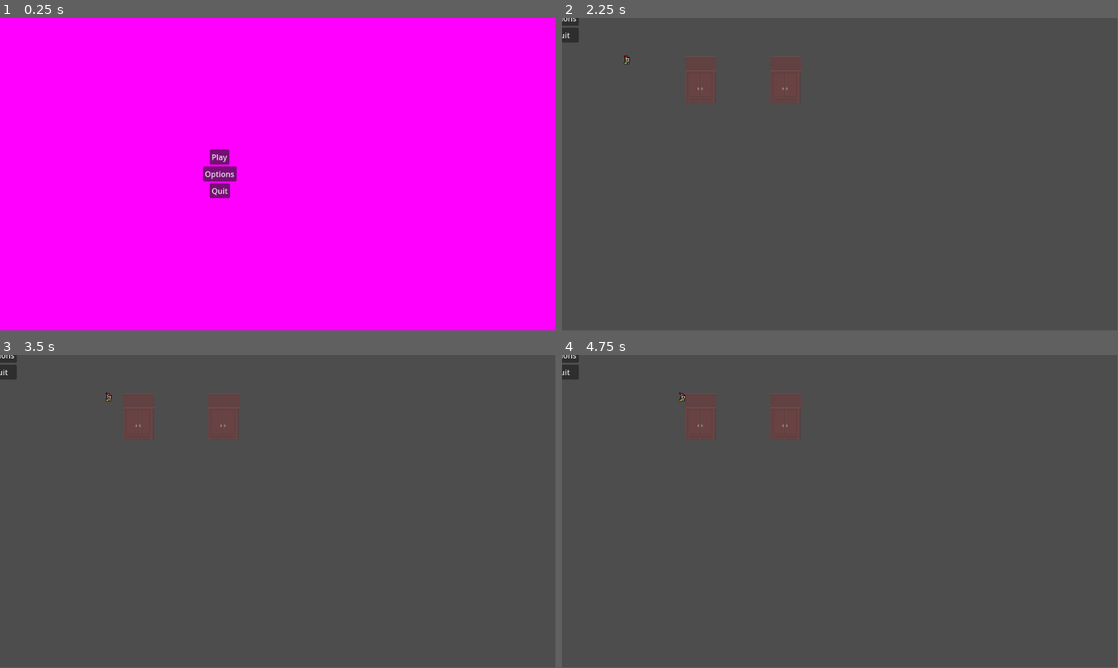
Above: before the commit, frames 1-4 (two rows, left to right).
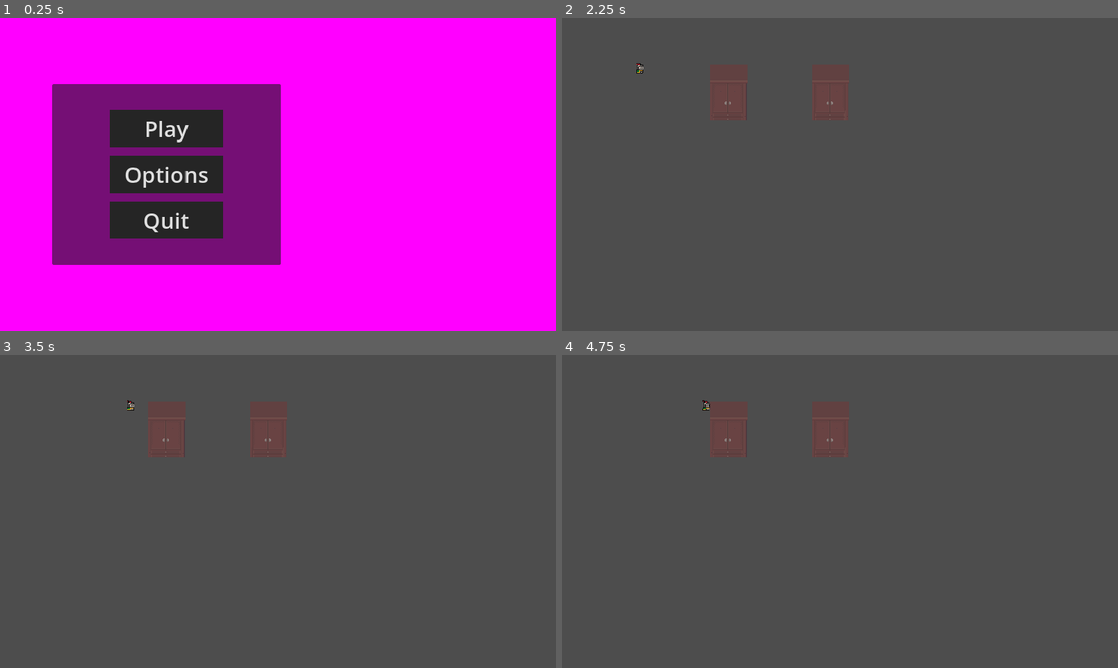
Above: after the commit, the same moments.

Repository: IES-Rafael-Alberti/GameOff2024RogueLab
Game: Godot game, scene res://scenes/prueva_movimiento.tscn
The game is run twice, just before and just after one commit, with the same random seed, the same clock (stepped at 60 frames per second) and the same inputs.
Inputs:
- Up to frame 1 (0.25 s): no input
- Up to frame 2 (2.25 s): click "Options" at 0.5 s; click "Back" at 1.25 s; click "Play" at 2 s
- Up to frame 3 (3.5 s): hold D (right) from 2.78 s (still down); tap E (interancion) at 2.85 s
- Up to frame 4 (4.75 s): release D (right) at 3.53 s; hold S (down) 3.53-4.28 s; tap E (interancion) at 3.6, 4.35 s; tap Enter at 4.25 s; hold D (right) from 4.28 s (still down)
In our replay, the window is 799x449 before the commit and 800x450 after it. These sizes can differ from the game's own. Grey fills any space a smaller window leaves; there, only what the larger window draws over its background counts as a difference.

The runs differ from the first frame. In frame 1, 24% of the frame differs, in the area x 9-51%, y 21-79%; in frame 2, 2.1%; in frame 3, 2.1%; in frame 4, 2.1%.

Commit message:
Corregido el Canvas Manager y rework de menus

Diff:
--- /dev/null
+++ b/assets/materials/main_theme.tres
@@ -0,0 +1,17 @@
+[gd_resource type="Theme" load_steps=3 format=3 uid="uid://ctp12ftleux8w"]
+
+[sub_resource type="StyleBoxFlat" id="StyleBoxFlat_h5dax"]
+bg_color = Color(0.144063, 0.144063, 0.144062, 1)
+expand_margin_left = 25.0
+expand_margin_top = 5.0
+expand_margin_right = 25.0
+expand_margin_bottom = 5.0
+
+[sub_resource type="StyleBoxEmpty" id="StyleBoxEmpty_vuwdi"]
+
+[resource]
+Button/font_sizes/font_size = 38
+Button/styles/normal = SubResource("StyleBoxFlat_h5dax")
+Label/font_sizes/font_size = 35
+checkButtonVariant/base_type = &"CheckButton"
+checkButtonVariant/styles/normal = SubResource("StyleBoxEmpty_vuwdi")
--- a/assets/materials/theme.tres
+++ /dev/null
@@ -1,7 +0,0 @@
-[gd_resource type="Theme" load_steps=2 format=3 uid="uid://cvmak1jhnujhy"]
-
-[sub_resource type="StyleBoxFlat" id="StyleBoxFlat_ph12y"]
-bg_color = Color(0.980896, 0.000487083, 0.922399, 1)
-
-[resource]
-MarginContainer/styles/po = SubResource("StyleBoxFlat_ph12y")
--- a/project.godot
+++ b/project.godot
@@ -20,6 +20,17 @@
 GameManager="*res://scripts/globals/gameManager.gd"
 OptionManager="*res://scripts/globals/optionManager.gd"
 CanvasManager="*res://scripts/globals/CanvasManager.gd"
+
+[display]
+
+window/size/viewport_width=960
+window/size/viewport_height=540
+window/stretch/mode="canvas_items"
+window/stretch/aspect="expand"
+
+[global_group]
+
+MainMenu=""
 
 [input]
 
--- a/scenes/menus/main_menu.tscn
+++ b/scenes/menus/main_menu.tscn
@@ -1,20 +1,12 @@
 [gd_scene load_steps=3 format=3 uid="uid://c81cochri1mrt"]
 
-[ext_resource type="Theme" uid="uid://cvmak1jhnujhy" path="res://assets/materials/theme.tres" id="1_dwp0q"]
 [ext_resource type="Script" path="res://scripts/menus/main_menu.gd" id="2_au0p8"]
+[ext_resource type="Theme" uid="uid://ctp12ftleux8w" path="res://assets/materials/main_theme.tres" id="2_ucl2a"]
 
-[node name="MainMenu" type="Control"]
-layout_mode = 3
-anchors_preset = 15
-anchor_right = 1.0
-anchor_bottom = 1.0
-grow_horizontal = 2
-grow_vertical = 2
-theme = ExtResource("1_dwp0q")
+[node name="MainMenu" type="CanvasLayer"]
 script = ExtResource("2_au0p8")
 
 [node name="ColorRect" type="ColorRect" parent="."]
-layout_mode = 1
 anchors_preset = 15
 anchor_right = 1.0
 anchor_bottom = 1.0
@@ -22,41 +14,53 @@
 grow_vertical = 2
 color = Color(1, 0, 1, 1)
 
-[node name="MarginContainer" type="MarginContainer" parent="."]
-layout_mode = 1
-anchors_preset = 15
-anchor_right = 1.0
-anchor_bottom = 1.0
+[node name="MarginContainer" type="MarginContainer" parent="." groups=["MainMenu"]]
+anchors_preset = 8
+anchor_left = 0.5
+anchor_top = 0.5
+anchor_right = 0.5
+anchor_bottom = 0.5
+offset_left = -201.5
+offset_top = -166.5
+offset_right = 201.5
+offset_bottom = 166.5
 grow_horizontal = 2
 grow_vertical = 2
-theme_override_constants/margin_left = -240
+theme_override_constants/margin_right = 385
 
-[node name="HBoxContainer" type="HBoxContainer" parent="MarginContainer"]
+[node name="PanelContainer" type="PanelContainer" parent="MarginContainer"]
 layout_mode = 2
+size_flags_horizontal = 6
+size_flags_vertical = 6
+theme = ExtResource("2_ucl2a")
+
+[node name="MarginContainer" type="MarginContainer" parent="MarginContainer/PanelContainer"]
+layout_mode = 2
+theme_override_constants/margin_left = 125
+theme_override_constants/margin_top = 50
+theme_override_constants/margin_right = 125
+theme_override_constants/margin_bottom = 50
+
+[node name="VBoxContainer" type="VBoxContainer" parent="MarginContainer/PanelContainer/MarginContainer"]
+layout_mode = 2
+theme_override_constants/separation = 25
 alignment = 1
 
-[node name="VBoxContainer" type="VBoxContainer" parent="MarginContainer/HBoxContainer"]
+[node name="PlayButton" type="Button" parent="MarginContainer/PanelContainer/MarginContainer/VBoxContainer"]
 layout_mode = 2
-alignment = 1
-
-[node name="PlayButton" type="Button" parent="MarginContainer/HBoxContainer/VBoxContainer"]
-layout_mode = 2
-size_flags_horizontal = 4
-size_flags_vertical = 4
+size_flags_vertical = 3
 text = "Play"
 
-[node name="OptionsButton" type="Button" parent="MarginContainer/HBoxContainer/VBoxContainer"]
+[node name="OptionsButton" type="Button" parent="MarginContainer/PanelContainer/MarginContainer/VBoxContainer"]
 layout_mode = 2
-size_flags_horizontal = 4
-size_flags_vertical = 4
+size_flags_vertical = 3
 text = "Options"
 
-[node name="QuitButton" type="Button" parent="MarginContainer/HBoxContainer/VBoxContainer"]
+[node name="QuitButton" type="Button" parent="MarginContainer/PanelContainer/MarginContainer/VBoxContainer"]
 layout_mode = 2
-size_flags_horizontal = 4
-size_flags_vertical = 4
+size_flags_vertical = 3
 text = "Quit"
 
-[connection signal="pressed" from="MarginContainer/HBoxContainer/VBoxContainer/PlayButton" to="." method="_on_play_button_pressed"]
-[connection signal="pressed" from="MarginContainer/HBoxContainer/VBoxContainer/OptionsButton" to="." method="_on_options_button_pressed"]
-[connection signal="pressed" from="MarginContainer/HBoxContainer/VBoxContainer/QuitButton" to="." method="_on_quit_button_pressed"]
+[connection signal="pressed" from="MarginContainer/PanelContainer/MarginContainer/VBoxContainer/PlayButton" to="." method="_on_play_button_pressed"]
+[connection signal="pressed" from="MarginContainer/PanelContainer/MarginContainer/VBoxContainer/OptionsButton" to="." method="_on_options_button_pressed"]
+[connection signal="pressed" from="MarginContainer/PanelContainer/MarginContainer/VBoxContainer/QuitButton" to="." method="_on_quit_button_pressed"]
--- a/scenes/menus/option_menu.tscn
+++ b/scenes/menus/option_menu.tscn
@@ -1,18 +1,15 @@
-[gd_scene load_steps=2 format=3 uid="uid://bbr2fn21jjgan"]
+[gd_scene load_steps=4 format=3 uid="uid://bbr2fn21jjgan"]
 
 [ext_resource type="Script" path="res://scripts/menus/option_menu.gd" id="1_58sjs"]
+[ext_resource type="Theme" uid="uid://ctp12ftleux8w" path="res://assets/materials/main_theme.tres" id="2_p15js"]
 
-[node name="OptionMenu" type="Control"]
-layout_mode = 3
-anchors_preset = 15
-anchor_right = 1.0
-anchor_bottom = 1.0
-grow_horizontal = 2
-grow_vertical = 2
+[sub_resource type="StyleBoxEmpty" id="StyleBoxEmpty_4e64n"]
+
+[node name="OptionMenu" type="CanvasLayer"]
 script = ExtResource("1_58sjs")
 
 [node name="ColorRect" type="ColorRect" parent="."]
-layout_mode = 1
+visible = false
 anchors_preset = 15
 anchor_right = 1.0
 anchor_bottom = 1.0
@@ -20,83 +17,109 @@
 grow_vertical = 2
 color = Color(0, 1, 0, 1)
 
-[node name="MarginContainer" type="MarginContainer" parent="."]
-layout_mode = 1
-anchors_preset = 15
-anchor_right = 1.0
-anchor_bottom = 1.0
+[node name="PanelContainer" type="PanelContainer" parent="."]
+anchors_preset = 8
+anchor_left = 0.5
+anchor_top = 0.5
+anchor_right = 0.5
+anchor_bottom = 0.5
+offset_left = -59.0
+offset_top = -20.0
+offset_right = 59.0
+offset_bottom = 20.0
 grow_horizontal = 2
 grow_vertical = 2
+size_flags_horizontal = 3
+size_flags_vertical = 3
+theme = ExtResource("2_p15js")
 
-[node name="HBoxContainer" type="HBoxContainer" parent="MarginContainer"]
+[node name="MarginContainer" type="MarginContainer" parent="PanelContainer"]
 layout_mode = 2
+theme_override_constants/margin_left = 125
+theme_override_constants/margin_top = 50
+theme_override_constants/margin_right = 125
+theme_override_constants/margin_bottom = 50
+
+[node name="VBoxContainer" type="VBoxContainer" parent="PanelContainer/MarginContainer"]
+layout_mode = 2
+theme_override_constants/separation = 25
 alignment = 1
 
-[node name="VBoxContainer" type="VBoxContainer" parent="MarginContainer/HBoxContainer"]
+[node name="HBoxContainer" type="HBoxContainer" parent="PanelContainer/MarginContainer/VBoxContainer"]
 layout_mode = 2
-alignment = 1
+size_flags_vertical = 3
 
-[node name="VolumeMasterContainer" type="MarginContainer" parent="MarginContainer/HBoxContainer/VBoxContainer"]
+[node name="VolumeMasterLabel" type="Label" parent="PanelContainer/MarginContainer/VBoxContainer/HBoxContainer"]
+layout_mode = 2
+size_flags_horizontal = 3
+size_flags_vertical = 1
+size_flags_stretch_ratio = 2.0
+text = "Volume Master"
+
+[node name="VolumeMasterSlider" type="HSlider" parent="PanelContainer/MarginContainer/VBoxContainer/HBoxContainer"]
+layout_mode = 2
+size_flags_horizontal = 3
+size_flags_vertical = 1
+
+[node name="HBoxContainer2" type="HBoxContainer" parent="PanelContainer/MarginContainer/VBoxContainer"]
+layout_mode = 2
+size_flags_vertical = 3
+
+[node name="VolumeMusicLabel" type="Label" parent="PanelContainer/MarginContainer/VBoxContainer/HBoxContainer2"]
+layout_mode = 2
+size_flags_horizontal = 3
+size_flags_vertical = 1
+size_flags_stretch_ratio = 2.0
+text = "Volume Music"
+
+[node name="VolumeMusicSlider" type="HSlider" parent="PanelContainer/MarginContainer/VBoxContainer/HBoxContainer2"]
+layout_mode = 2
+size_flags_horizontal = 3
+size_flags_vertical = 1
+
+[node name="HBoxContainer3" type="HBoxContainer" parent="PanelContainer/MarginContainer/VBoxContainer"]
 layout_mode = 2
 
-[node name="HBoxContainer" type="HBoxContainer" parent="MarginContainer/HBoxContainer/VBoxContainer/VolumeMasterContainer"]
+[node name="VolumeSFXLabel" type="Label" parent="PanelContainer/MarginContainer/VBoxContainer/HBoxContainer3"]
+layout_mode = 2
+size_flags_horizontal = 3
+size_flags_vertical = 1
+size_flags_stretch_ratio = 2.0
+text = "Volume SFX"
+
+[node name="VolumeSFXSlider" type="HSlider" parent="PanelContainer/MarginContainer/VBoxContainer/HBoxContainer3"]
+layout_mode = 2
+size_flags_horizontal = 3
+size_flags_vertical = 1
+
+[node name="HBoxContainer4" type="HBoxContainer" parent="PanelContainer/MarginContainer/VBoxContainer"]
 layout_mode = 2
 
-[node name="Label" type="Label" parent="MarginContainer/HBoxContainer/VBoxContainer/VolumeMasterContainer/HBoxContainer"]
-layout_mode = 2
-text = "Volume Master"
-
-[node name="VolumeMasterSlider" type="HSlider" parent="MarginContainer/HBoxContainer/VBoxContainer/VolumeMasterContainer/HBoxContainer"]
+[node name="VSyncLabel" type="Label" parent="PanelContainer/MarginContainer/VBoxContainer/HBoxContainer4"]
 layout_mode = 2
 size_flags_horizontal = 3
+size_flags_vertical = 1
+size_flags_stretch_ratio = 2.0
+text = "VSync"
 
-[node name="VolumeMusicContainer" type="MarginContainer" parent="MarginContainer/HBoxContainer/VBoxContainer"]
-layout_mode = 2
-
-[node name="HBoxContainer" type="HBoxContainer" parent="MarginContainer/HBoxContainer/VBoxContainer/VolumeMusicContainer"]
-layout_mode = 2
-
-[node name="Label" type="Label" parent="MarginContainer/HBoxContainer/VBoxContainer/VolumeMusicContainer/HBoxContainer"]
-layout_mode = 2
-text = "Volume Music"
-
-[node name="VolumeMusicSlider" type="HSlider" parent="MarginContainer/HBoxContainer/VBoxContainer/VolumeMusicContainer/HBoxContainer"]
+[node name="VSyncCheckButton" type="CheckButton" parent="PanelContainer/MarginContainer/VBoxContainer/HBoxContainer4"]
 layout_mode = 2
 size_flags_horizontal = 3
+theme = ExtResource("2_p15js")
+theme_override_styles/normal = SubResource("StyleBoxEmpty_4e64n")
 
-[node name="VolumeSFXContainer" type="MarginContainer" parent="MarginContainer/HBoxContainer/VBoxContainer"]
+[node name="Control" type="Control" parent="PanelContainer/MarginContainer/VBoxContainer"]
+custom_minimum_size = Vector2(1000, 50)
 layout_mode = 2
+size_flags_horizontal = 0
 
-[node name="HBoxContainer" type="HBoxContainer" parent="MarginContainer/HBoxContainer/VBoxContainer/VolumeSFXContainer"]
+[node name="BackButton" type="Button" parent="PanelContainer/MarginContainer/VBoxContainer"]
 layout_mode = 2
-
-[node name="Label" type="Label" parent="MarginContainer/HBoxContainer/VBoxContainer/VolumeSFXContainer/HBoxContainer"]
-layout_mode = 2
-text = "Volume SFX"
-
-[node name="VolumeSFXSlider" type="HSlider" parent="MarginContainer/HBoxContainer/VBoxContainer/VolumeSFXContainer/HBoxContainer"]
-layout_mode = 2
-size_flags_horizontal = 3
-
-[node name="BackButton" type="Button" parent="MarginContainer/HBoxContainer/VBoxContainer"]
-layout_mode = 2
+size_flags_horizontal = 4
 text = "Back"
 
-[node name="VSyncContainer" type="MarginContainer" parent="MarginContainer/HBoxContainer/VBoxContainer"]
-layout_mode = 2
-
-[node name="HBoxContainer" type="HBoxContainer" parent="MarginContainer/HBoxContainer/VBoxContainer/VSyncContainer"]
-layout_mode = 2
-
-[node name="Label" type="Label" parent="MarginContainer/HBoxContainer/VBoxContainer/VSyncContainer/HBoxContainer"]
-layout_mode = 2
-text = "VSync"
-
-[node name="VSyncCheckButton" type="CheckButton" parent="MarginContainer/HBoxContainer/VBoxContainer/VSyncContainer/HBoxContainer"]
-layout_mode = 2
-
-[connection signal="value_changed" from="MarginContainer/HBoxContainer/VBoxContainer/VolumeMasterContainer/HBoxContainer/VolumeMasterSlider" to="." method="_on_volume_master_slider_value_changed"]
-[connection signal="value_changed" from="MarginContainer/HBoxContainer/VBoxContainer/VolumeMusicContainer/HBoxContainer/VolumeMusicSlider" to="." method="_on_volume_music_slider_value_changed"]
-[connection signal="value_changed" from="MarginContainer/HBoxContainer/VBoxContainer/VolumeSFXContainer/HBoxContainer/VolumeSFXSlider" to="." method="_on_volume_sfx_slider_value_changed"]
-[connection signal="pressed" from="MarginContainer/HBoxContainer/VBoxContainer/BackButton" to="." method="_on_back_button_pressed"]
-[connection signal="toggled" from="MarginContainer/HBoxContainer/VBoxContainer/VSyncContainer/HBoxContainer/VSyncCheckButton" to="." method="_on_v_sync_check_button_toggled"]
+[connection signal="value_changed" from="PanelContainer/MarginContainer/VBoxContainer/HBoxContainer/VolumeMasterSlider" to="." method="_on_volume_master_slider_value_changed"]
+[connection signal="value_changed" from="PanelContainer/MarginContainer/VBoxContainer/HBoxContainer2/VolumeMusicSlider" to="." method="_on_volume_music_slider_value_changed"]
+[connection signal="value_changed" from="PanelContainer/MarginContainer/VBoxContainer/HBoxContainer3/VolumeSFXSlider" to="." method="_on_volume_sfx_slider_value_changed"]
+[connection signal="toggled" from="PanelContainer/MarginContainer/VBoxContainer/HBoxContainer4/VSyncCheckButton" to="." method="_on_v_sync_check_button_toggled"]
+[connection signal="pressed" from="PanelContainer/MarginContainer/VBoxContainer/BackButton" to="." method="_on_back_button_pressed"]
--- a/scenes/menus/pause_menu.tscn
+++ b/scenes/menus/pause_menu.tscn
@@ -1,53 +1,56 @@
-[gd_scene load_steps=2 format=3 uid="uid://duy3qiitluf1l"]
+[gd_scene load_steps=3 format=3 uid="uid://duy3qiitluf1l"]
 
 [ext_resource type="Script" path="res://scripts/menus/pause_menu.gd" id="1_w0y23"]
+[ext_resource type="Theme" uid="uid://ctp12ftleux8w" path="res://assets/materials/main_theme.tres" id="2_pq523"]
 
-[node name="PauseMenu" type="Control"]
-layout_mode = 3
-anchors_preset = 15
-anchor_right = 1.0
-anchor_bottom = 1.0
+[node name="PauseMenu" type="CanvasLayer"]
+script = ExtResource("1_w0y23")
+
+[node name="MarginContainer" type="MarginContainer" parent="."]
+anchors_preset = 8
+anchor_left = 0.5
+anchor_top = 0.5
+anchor_right = 0.5
+anchor_bottom = 0.5
+offset_left = -77.5
+offset_top = -95.5
+offset_right = 77.5
+offset_bottom = 95.5
 grow_horizontal = 2
 grow_vertical = 2
-script = ExtResource("1_w0y23")
+size_flags_horizontal = 6
+size_flags_vertical = 6
+theme = ExtResource("2_pq523")
 
-[node name="ColorRect" type="ColorRect" parent="."]
-layout_mode = 1
-anchors_preset = 15
-anchor_right = 1.0
-anchor_bottom = 1.0
-grow_horizontal = 2
-grow_vertical = 2
-color = Color(0, 1, 1, 1)
+[node name="PanelContainer" type="PanelContainer" parent="MarginContainer"]
+layout_mode = 2
+size_flags_horizontal = 4
+size_flags_vertical = 4
 
-[node name="MarginContainer" type="MarginContainer" parent="."]
-layout_mode = 1
-anchors_preset = 15
-anchor_right = 1.0
-anchor_bottom = 1.0
-grow_horizontal = 2
-grow_vertical = 2
+[node name="MarginContainer" type="MarginContainer" parent="MarginContainer/PanelContainer"]
+layout_mode = 2
+theme_override_constants/margin_left = 125
+theme_override_constants/margin_top = 50
+theme_override_constants/margin_right = 125
+theme_override_constants/margin_bottom = 50
 
-[node name="HBoxContainer" type="HBoxContainer" parent="MarginContainer"]
+[node name="VBoxContainer" type="VBoxContainer" parent="MarginContainer/PanelContainer/MarginContainer"]
 layout_mode = 2
+theme_override_constants/separation = 25
 alignment = 1
 
-[node name="VBoxContainer" type="VBoxContainer" parent="MarginContainer/HBoxContainer"]
-layout_mode = 2
-alignment = 1
-
-[node name="ResumeButton" type="Button" parent="MarginContainer/HBoxContainer/VBoxContainer"]
+[node name="ResumeButton" type="Button" parent="MarginContainer/PanelContainer/MarginContainer/VBoxContainer"]
 layout_mode = 2
 text = "Resume"
 
-[node name="OptionsButton" type="Button" parent="MarginContainer/HBoxContainer/VBoxContainer"]
+[node name="OptionsButton" type="Button" parent="MarginContainer/PanelContainer/MarginContainer/VBoxContainer"]
 layout_mode = 2
 text = "Options"
 
-[node name="QuitButton" type="Button" parent="MarginContainer/HBoxContainer/VBoxContainer"]
+[node name="QuitButton" type="Button" parent="MarginContainer/PanelContainer/MarginContainer/VBoxContainer"]
 layout_mode = 2
 text = "Quit"
 
-[connection signal="pressed" from="MarginContainer/HBoxContainer/VBoxContainer/ResumeButton" to="." method="_on_resume_button_pressed"]
-[connection signal="pressed" from="MarginContainer/HBoxContainer/VBoxContainer/OptionsButton" to="." method="_on_options_button_pressed"]
-[connection signal="pressed" from="MarginContainer/HBoxContainer/VBoxContainer/QuitButton" to="." method="_on_quit_button_pressed"]
+[connection signal="pressed" from="MarginContainer/PanelContainer/MarginContainer/VBoxContainer/ResumeButton" to="." method="_on_resume_button_pressed"]
+[connection signal="pressed" from="MarginContainer/PanelContainer/MarginContainer/VBoxContainer/OptionsButton" to="." method="_on_options_button_pressed"]
+[connection signal="pressed" from="MarginContainer/PanelContainer/MarginContainer/VBoxContainer/QuitButton" to="." method="_on_quit_button_pressed"]
--- a/scenes/prueva_movimiento.tscn
+++ b/scenes/prueva_movimiento.tscn
@@ -1,9 +1,8 @@
-[gd_scene load_steps=8 format=4 uid="uid://dqq6shoxeay2t"]
+[gd_scene load_steps=7 format=4 uid="uid://dqq6shoxeay2t"]
 
 [ext_resource type="PackedScene" uid="uid://bumaujc3plt5v" path="res://scenes/jugador.tscn" id="1_pxey0"]
 [ext_resource type="Texture2D" uid="uid://d3vpgj14n75bt" path="res://assets/assets/A4.png" id="2_vh4uo"]
 [ext_resource type="Texture2D" uid="uid://dio3acuttcete" path="res://assets/assets/Inside_C.png" id="3_d2vf6"]
-[ext_resource type="PackedScene" uid="uid://duy3qiitluf1l" path="res://scenes/menus/pause_menu.tscn" id="4_qniig"]
 
 [sub_resource type="TileSetAtlasSource" id="TileSetAtlasSource_adcy8"]
 texture = ExtResource("2_vh4uo")
@@ -1924,7 +1923,3 @@
 [node name="TileMapLayer" type="TileMapLayer" parent="."]
 tile_map_data = PackedByteArray("AAAQAAUAAQAcAAoAAAAQAAYAAQAcAAsAAAAQAAcAAQAcAAwAAAAQAAgAAQAcAA0AAAAQAAkAAQAcAA4AAAAQAA …(688 unchanged characters)…
 tile_set = SubResource("TileSet_ccr7y")
-
-[node name="PauseMenu" parent="." instance=ExtResource("4_qniig")]
-size_flags_horizontal = 3
-size_flags_vertical = 3
--- a/scripts/globals/CanvasManager.gd
+++ b/scripts/globals/CanvasManager.gd
@@ -6,8 +6,9 @@
 var glow_effect:bool
 var black_and_white_effect:bool
 
-var current_menu
+var inGame:bool=false
 var pause_menu
+var option_menu
 
 const MAIN_MENU = preload("res://scenes/menus/main_menu.tscn")
 const PAUSE_MENU = preload("res://scenes/menus/pause_menu.tscn")
@@ -37,12 +38,10 @@
 	pass
 
 func play_main_menu():
-	current_menu="MAIN_MENU"
 	get_tree().change_scene_to_packed(MAIN_MENU)
 	pass
 
 func play_pause_menu():
-	current_menu="PAUSE_MENU"
 
 	if pause_menu == null:
 		pause_menu = PAUSE_MENU.instantiate()
@@ -59,19 +58,37 @@
 	pause_menu.visible=false
 
 func play_options_menu():
-	get_tree().change_scene_to_packed(OPTION_MENU)
+
+	if option_menu == null:
+		option_menu = OPTION_MENU.instantiate()
+		get_tree().current_scene.add_child(option_menu)
+		option_menu.get_parent().move_child(option_menu,12)
+
+	option_menu.visible = true
+
+	if(inGame):
+		if(pause_menu.visible):
+			pause_menu.visible = false
+	else:
+		get_tree().get_first_node_in_group("MainMenu").visible = false
+
+
 	pass
 
+func back_options_menu():
 
-func play_current_menu():
-	if current_menu == "MAIN_MENU":
-		play_main_menu()
-	elif  current_menu == "PAUSE_MENU":
-		play_pause_menu()
-	pass
+	if(option_menu.visible):
+		option_menu.visible=false
+		if(inGame):
+			pause_menu.visible=true
+		else:
+			get_tree().get_first_node_in_group("MainMenu").visible = true
+		pass
+
 
 func play_main_scene():
 	get_tree().change_scene_to_packed(MAIN_SCENE)
+	inGame=true
 	pass
 
 func _process(delta: float) -> void:
--- a/scripts/menus/main_menu.gd
+++ b/scripts/menus/main_menu.gd
@@ -1,4 +1,4 @@
-extends Control
+extends CanvasLayer
 
 
 func _on_play_button_pressed() -> void:
--- a/scripts/menus/option_menu.gd
+++ b/scripts/menus/option_menu.gd
@@ -1,8 +1,8 @@
-extends Control
+extends CanvasLayer
 
 
 func _on_back_button_pressed() -> void:
-	CanvasManager.play_current_menu()
+	CanvasManager.back_options_menu()
 	pass # Replace with function body.
 
 
--- a/scripts/menus/pause_menu.gd
+++ b/scripts/menus/pause_menu.gd
@@ -1,4 +1,4 @@
-extends Control
+extends CanvasLayer
 
 
 func _on_resume_button_pressed() -> void:
